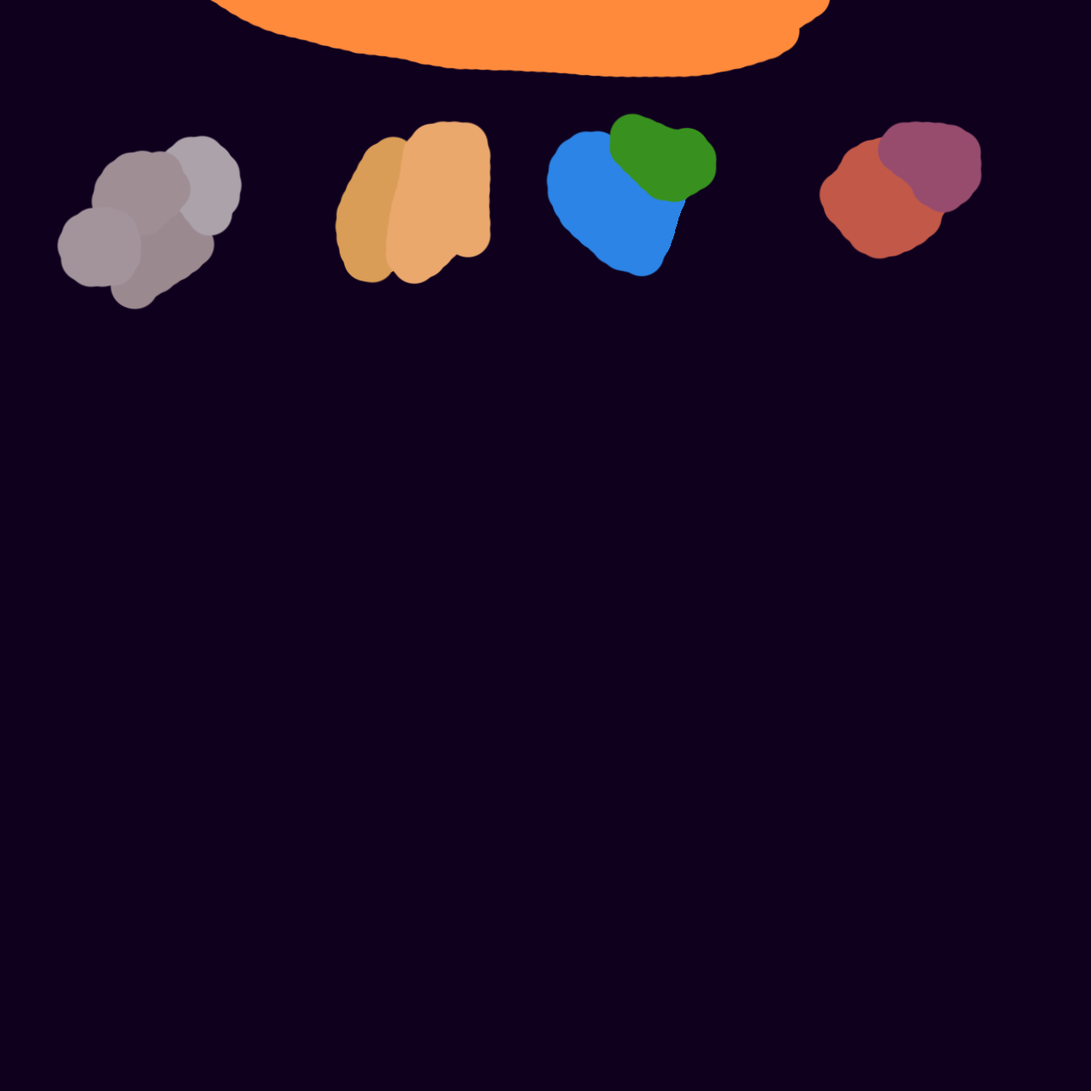
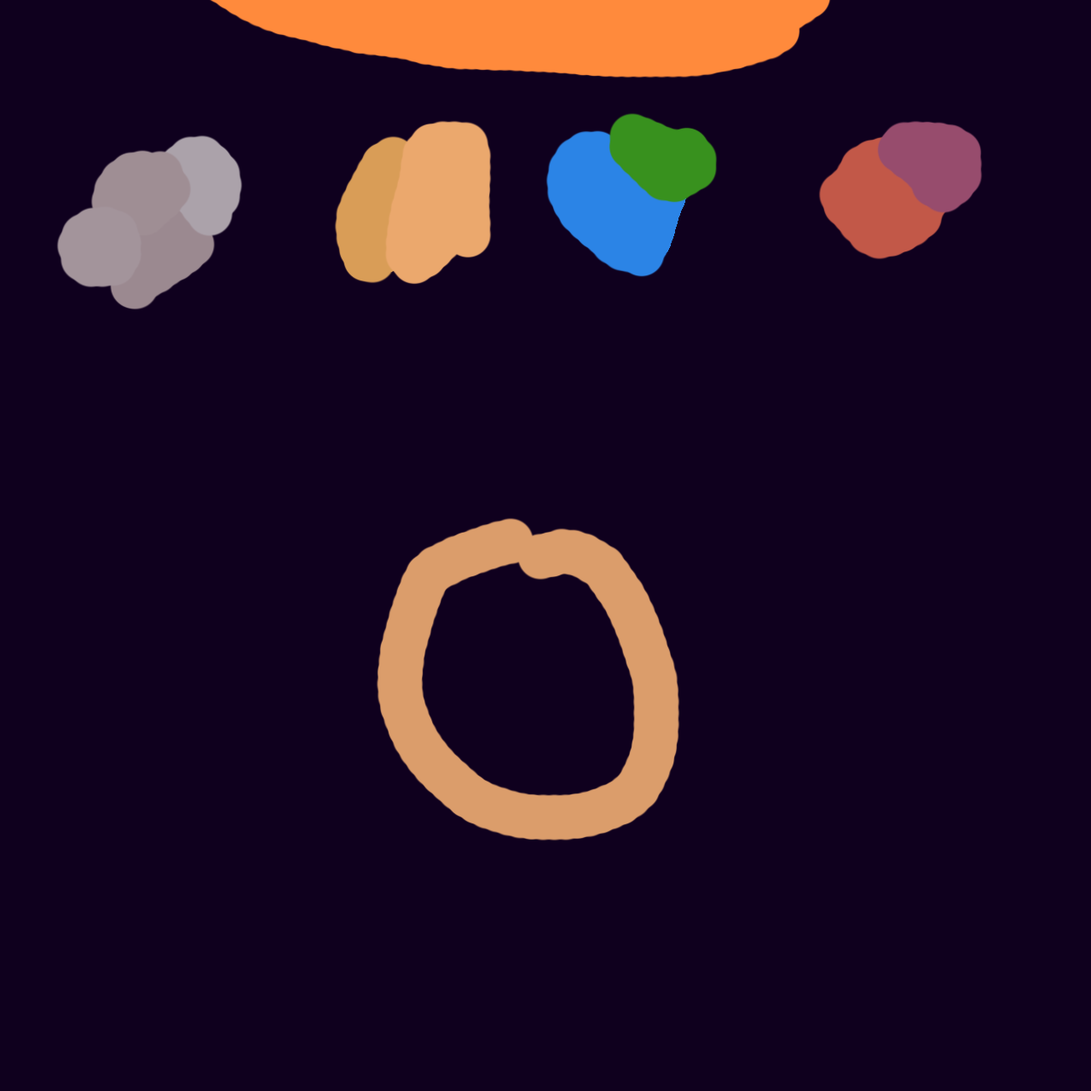
Layers edited between the first and the second 1091 x 1091 image:
painted on "Background" over [376, 517, 681, 842]
